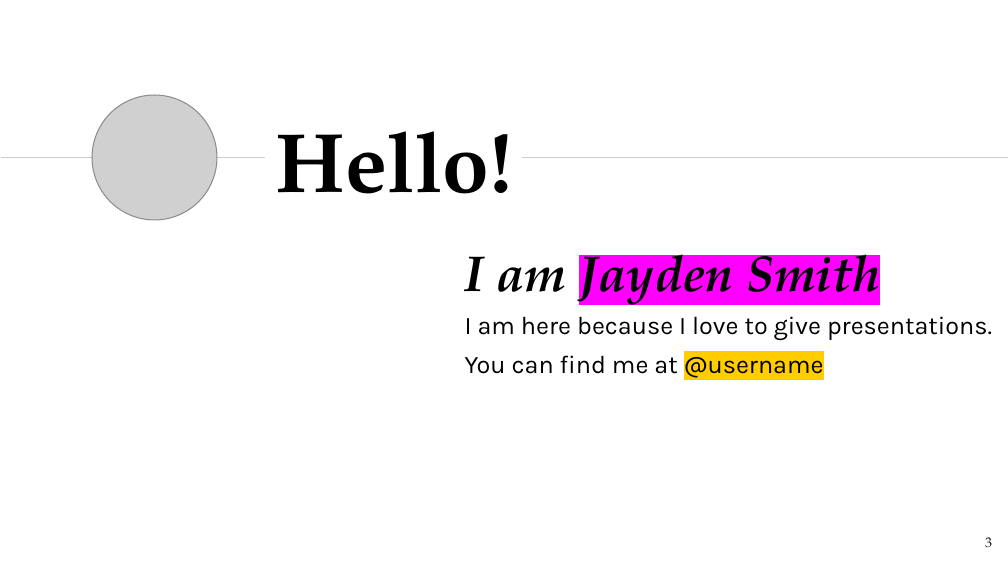
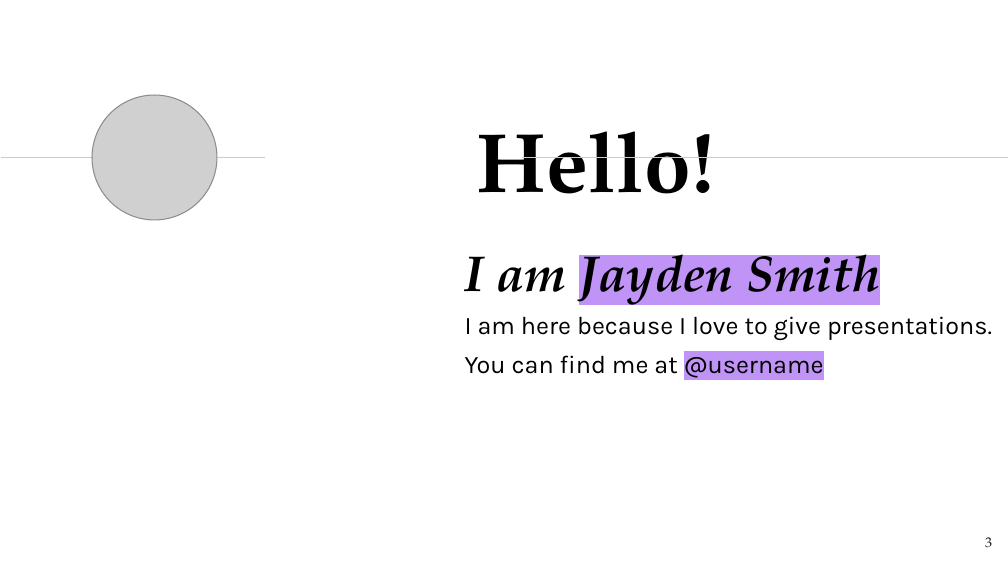
Before and after one commit to NILGroup/TFG-1920-DiscapacidadVisual, a slide deck: slide 3 of Defensa/Viola · SlidesCarnival.pptx. Drawn at 1008x567 pixels with LibreOffice and Linux fonts; fonts in the diff are those of the drawing; grey boxes stand for pictures. Boxes give left, top, right and bottom in pixels: in the first picture for what was removed or moved away, otherwise in the second. Text is boxed around its words. In the diff, an @@ line names an element or a change of style, - is before the commit and + after.

```diff
--- a/Defensa/Viola · SlidesCarnival.pptx
+++ b/Defensa/Viola · SlidesCarnival.pptx
@@ title "Hello!": place and size @@
-title "Hello!" at [275,131,513,194]
+title "Hello!" at [477,131,715,194]
@@ subtitle at [465,238,880,378]: highlight #FF00FF to #C094F6 in "Jayden Smith"; highlight #FFCD00 to #C094F6 in "@username" @@
```
Also in this commit, not shown: 27 other slides changed, 13 slides added, 2 slides removed, 2 other files.
